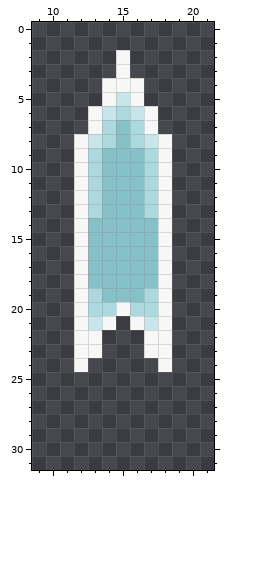
Two versions of one pixel-art sprite, assets/sprites/projectiles_and_items/marisa_bullet.png. This is how it looked before the edit.
The file is 32x32 pixels. Colours within 5 levels of each other are drawn and written as one. Shown: x 9..21, y 0..31.
After the commit:
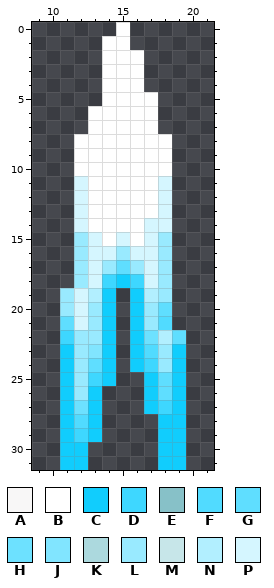
Palette (. is transparent): A #f8f7f7  B #ffffff  C #11cdfd  D #3ed7ff  E #87c1c8  F #51dbff  G #5fdeff  H #6de1ff  J #81e5ff  K #acd9de  L #99eaff  M #c7e6e9  N #b2efff  P #d5f6ff
Author's note on the commit: slightly modified the level changed marisa bullet sprites and autoattack
Edits made:
Changed rows in their new state; - is an unchanged pixel.
first column x 11:
 0 ----B----
 1 ---BB----
 2 ---BBB---
 3 ---BBB---
 4 ---BBB---
 5 ---BBBB--
 6 --BBBBB--
 7 --BBBBB--
 8 -BBBBBBB-
 9 -BBBBBBB-
10 -BBBBBBB-
11 -PBBBBBP-
12 -PBBBBBP-
13 -PBBBBBP-
14 -PBBBBPP-
15 -LPBPBPL-
16 -LPPLPPL-
17 -LPLGLPL-
18 -LPDCDPL-
19 LPNC.CNL-
20 LPLC.CLG-
21 GPLC-CLF-
22 DLLC-CHNG
23 CLJC-CFLC
24 CLGC-CDLC
25 CLDC--CGC
26 CLC---CGC
27 CHC---CDC
28 CFC----CC
29 CDC----CC
30 CC-----CC
31 CC-----CC
Pixel boxes of the changes (left, top, right, bottom) in both pictures:
changed: (60, 22, 186, 470)
